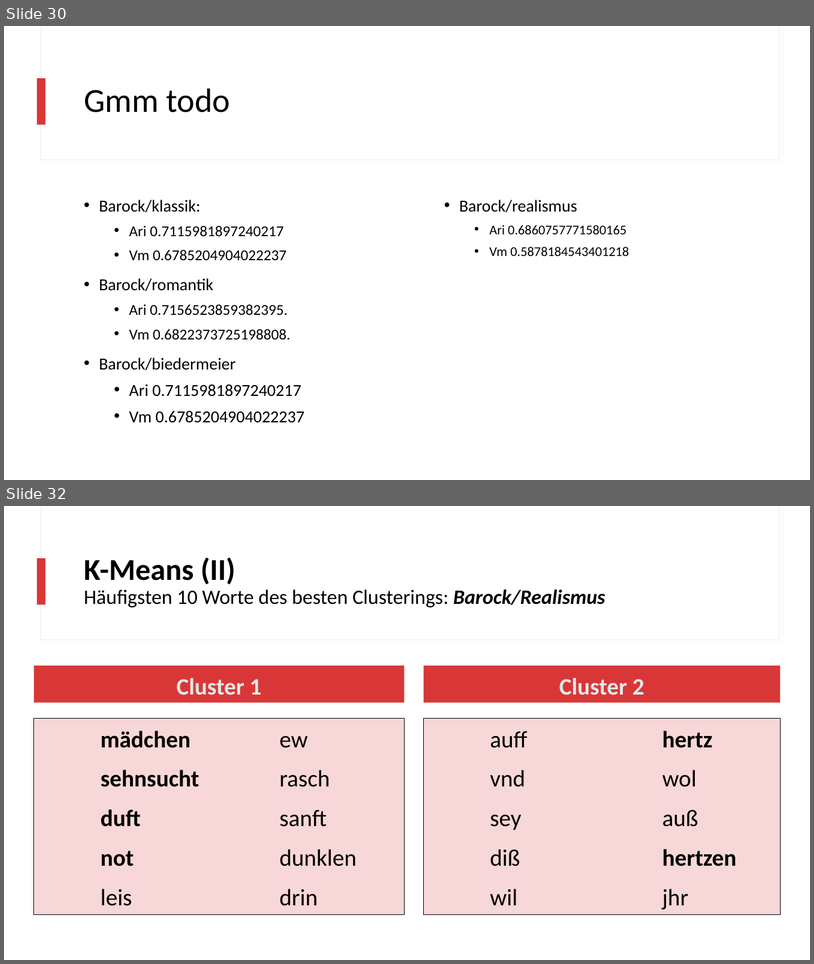
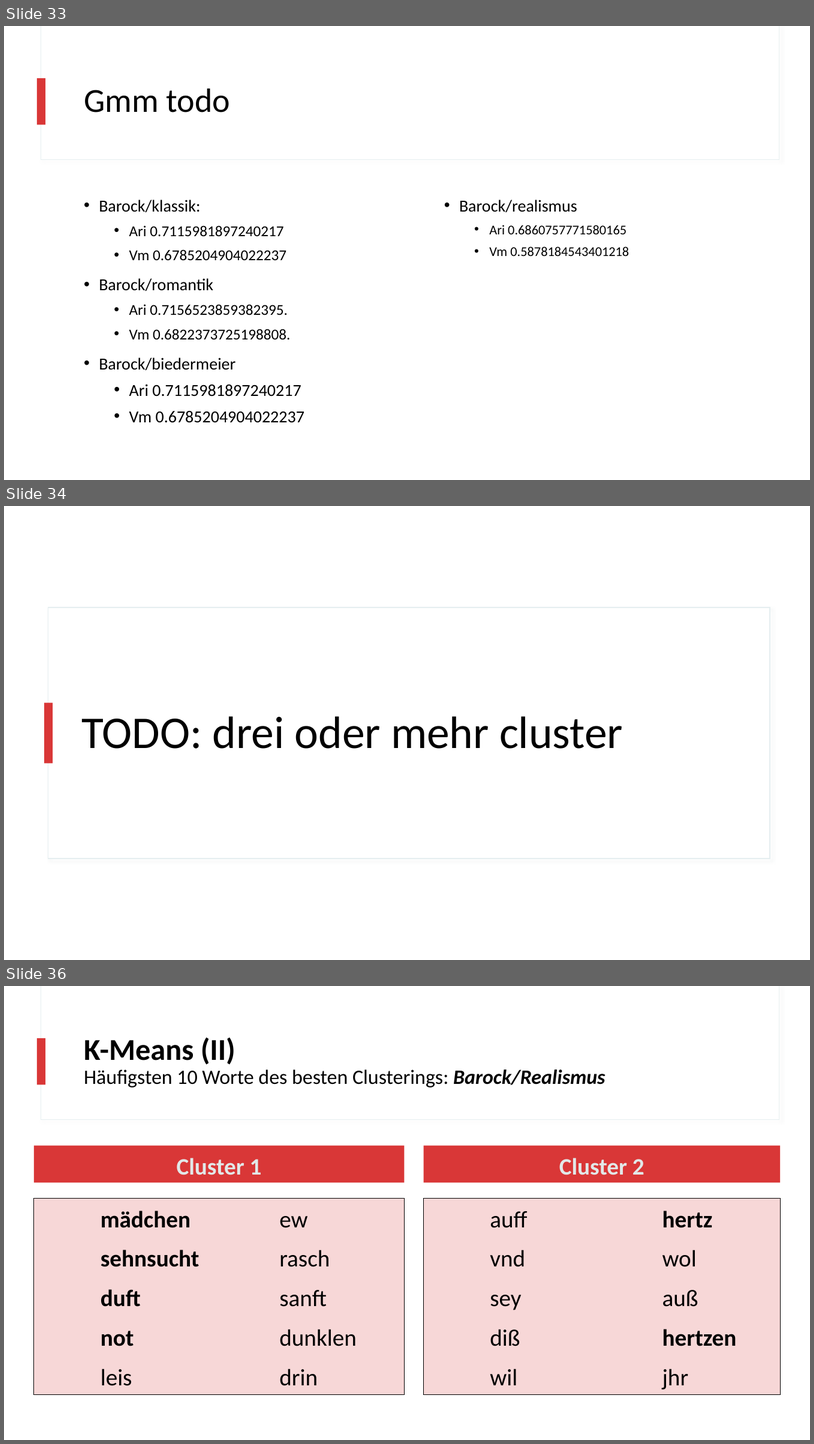
Before and after one commit to realjanpaulus/clusterpoems, a slide deck: presentation/clustering_presentation.pptx. Shown one above the other, each under a label of ours: slides 30 and 32 before the commit, slides 33, 34 and 36 after it; the slides between them are not shown. The pictures are 814x964 and 814x1444 pixels, drawn with LibreOffice and Linux fonts; fonts in the diff are those of the drawing. Boxes give left, top, right and bottom in pixels: in the first picture for what was removed or moved away, otherwise in the second. Text is boxed around its words. In the diff, an @@ line names an element or a change of style, - is before the commit and + after.

```diff
--- a/presentation/clustering_presentation.pptx
+++ b/presentation/clustering_presentation.pptx
@@ slide 34 added at <box>4,506,810,960</box>, background #FFFFFF @@
@@ rectangle added at <box>48,607,770,859</box>, fill #FFFFFF, outline #E5EEF0 1 pt @@
@@ rectangle added at <box>45,703,53,763</box>, fill #D93737 @@
@@ title added at <box>81,716,623,748</box>, 54 pt, text #000000 @@
+TODO: drei oder mehr cluster
@@ what was slide 30 is now slide 33 @@
@@ what was slide 32 is now slide 36 @@
```
Also in this commit, not shown: 4 slides changed, 7 other slides added, 3 slides removed, 38 other files.
